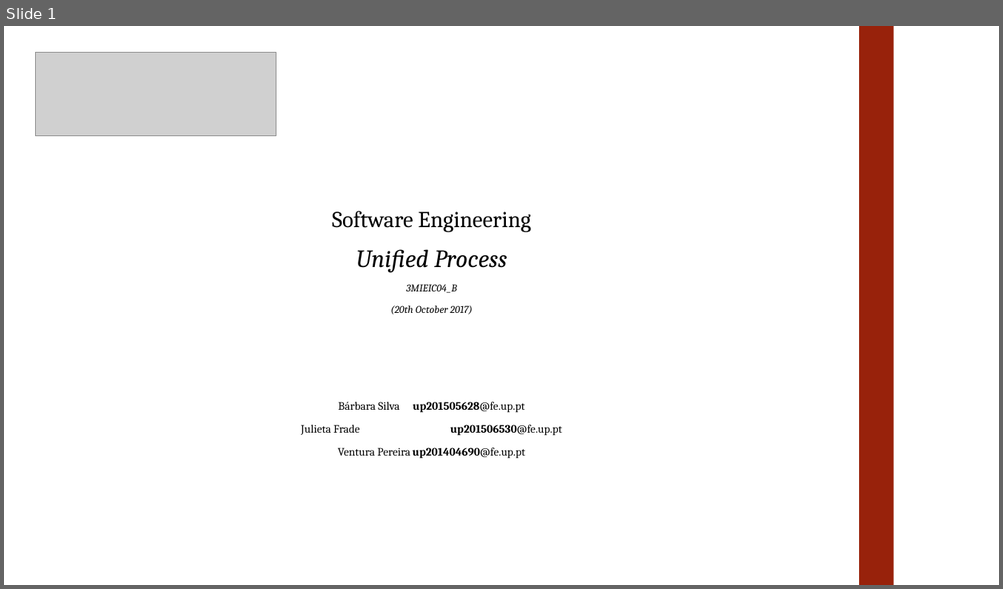
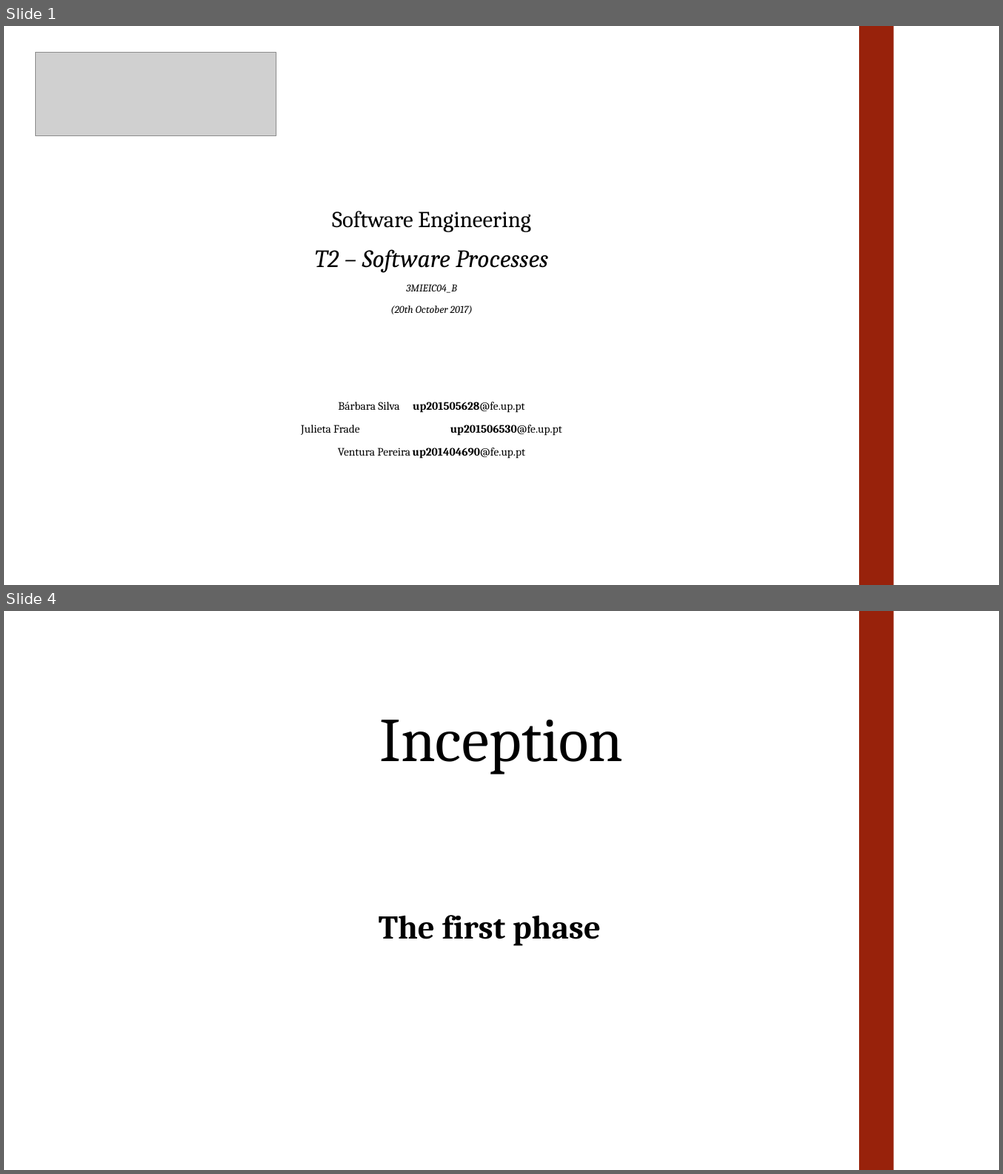
Before and after one commit to julietafrade97/feup-esof, a slide deck: T2/Presentation.pptx. Shown one above the other, each under a label of ours: slide 1 before the commit, slides 1 and 4 after it; the slides between them are not shown. The pictures are 1003x589 and 1003x1174 pixels, drawn with LibreOffice and Linux fonts; fonts in the diff are those of the drawing; grey boxes stand for pictures. Boxes give left, top, right and bottom in pixels: in the first picture for what was removed or moved away, otherwise in the second. Text is boxed around its words. In the diff, an @@ line names an element or a change of style, - is before the commit and + after.

```diff
--- a/T2/Presentation.pptx
+++ b/T2/Presentation.pptx
@@ slide 4 added at (4,611,999,1170), background #FFFFFF @@
@@ rectangle added at (859,611,893,1170), fill #98220B @@
@@ title added at (379,719,623,775), 60 pt, text #000000 @@
+Inception
@@ subtitle added at (378,915,600,946), 32 pt, text #000000, bold @@
+The first phase
@@ slide 1 changed as well @@
@@ text at (315,249,548,273): text changed @@
-Unified Process
+T2 – Software Processes
```
Also in this commit, not shown: 23 other slides added, 1 slide removed.
